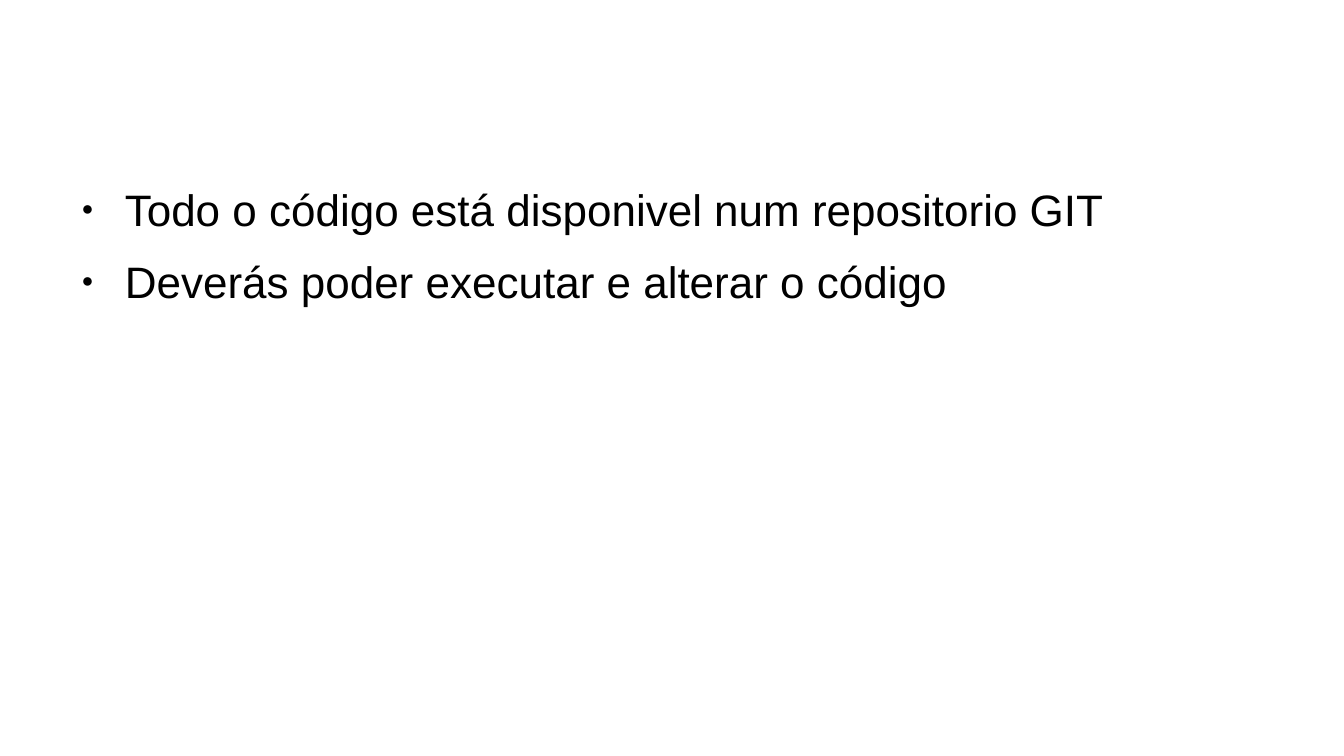
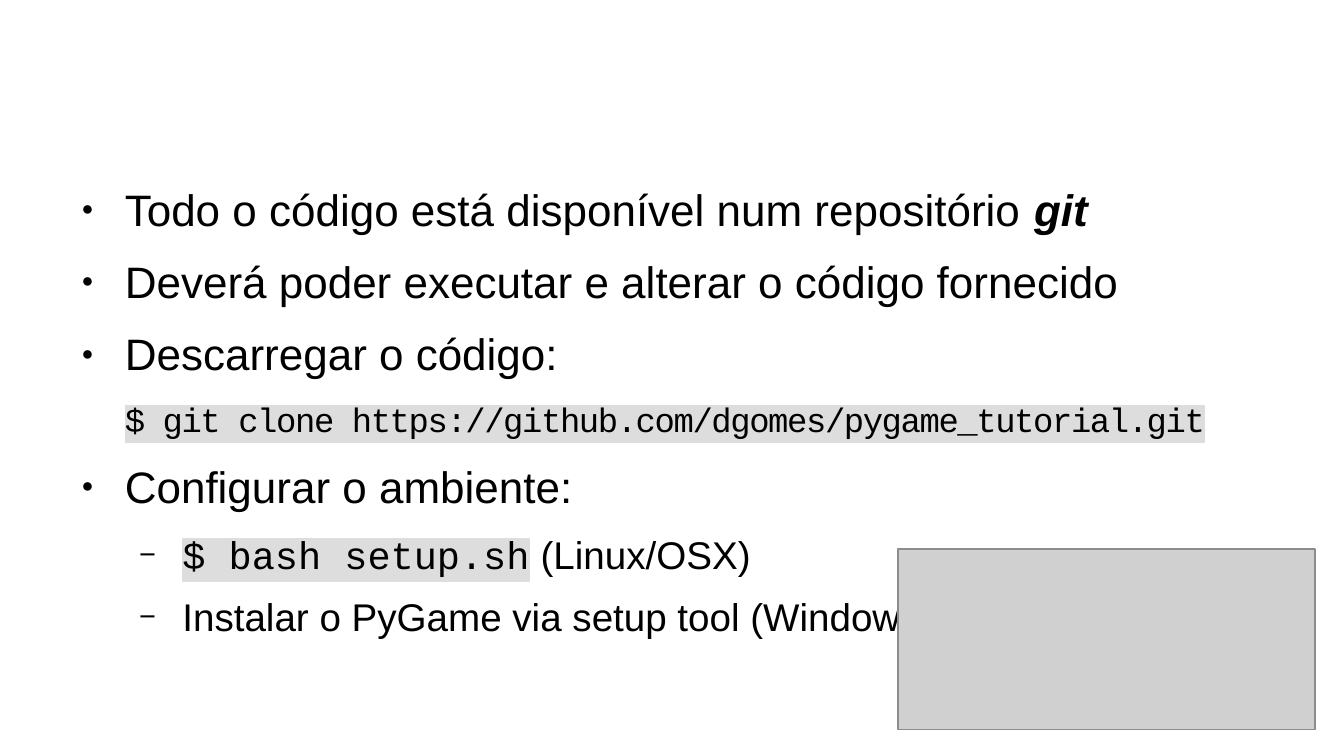
Before and after one commit to dgomes/pygame_tutorial, a slide deck: slide 4 of Introducao ao PyGame.odp (slide 3 before the commit). Drawn at 1344x756 pixels with LibreOffice and Linux fonts; fonts in the diff are those of the drawing; grey boxes stand for pictures; background and template pictures are left out. Boxes give left, top, right and bottom in pixels: in the first picture for what was removed or moved away, otherwise in the second. Text is boxed around its words. In the diff, an @@ line names an element or a change of style, - is before the commit and + after.

Commit message:
done

```diff
--- a/Introducao ao PyGame.odp
+++ b/Introducao ao PyGame.odp
@@ text at bbox=[125, 193, 1205, 639]: text changed @@
-● Todo o código está disponivel num repositorio GIT
-● Deverás poder executar e alterar o código
+● Todo o código está disponível num repositório git
+● Deverá poder executar e alterar o código fornecido
+● Descarregar o código:
+$ git clone https://github.com/dgomes/pygame_tutorial.git
+● Configurar o ambiente:
+  − $ bash setup.sh (Linux/OSX)
+  − Instalar o PyGame via setup tool (Windows)
@@ picture added at bbox=[899, 549, 1316, 729] @@
```
Also in this commit, not shown: 4 other slides changed, 4 slides added.
